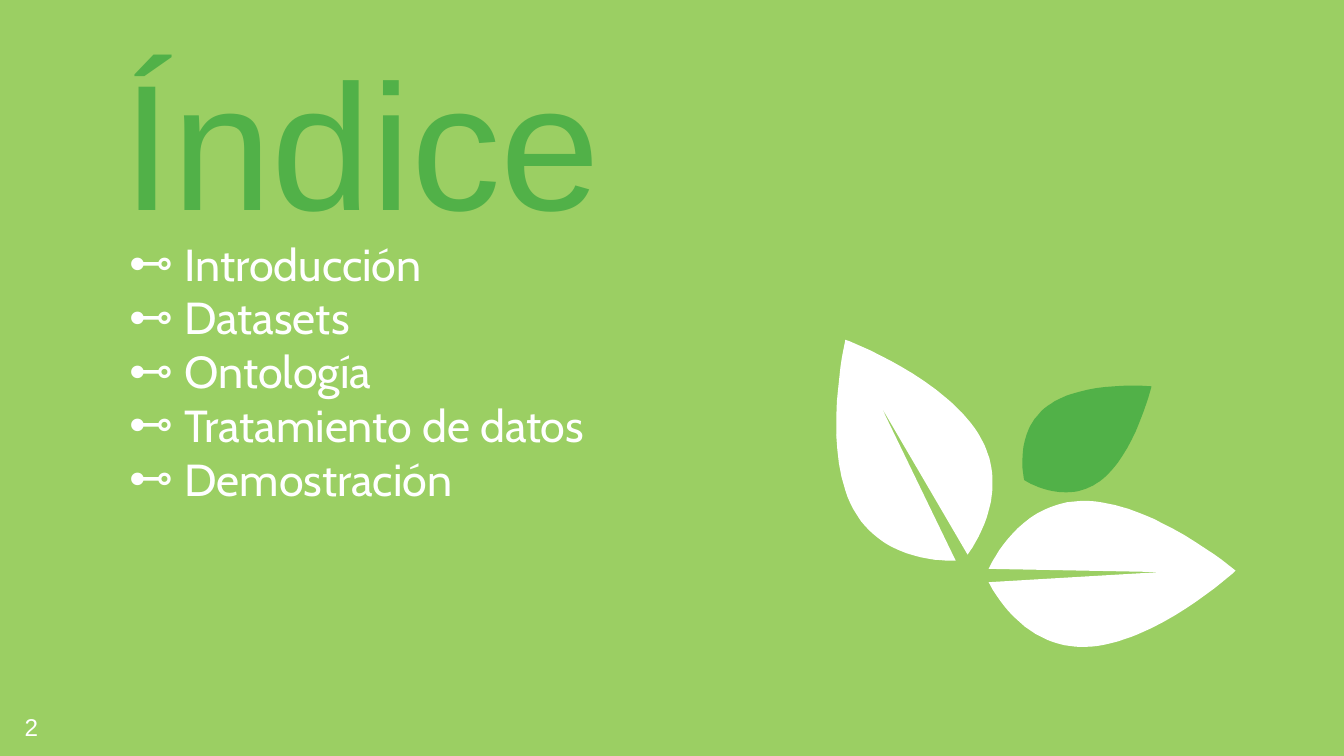
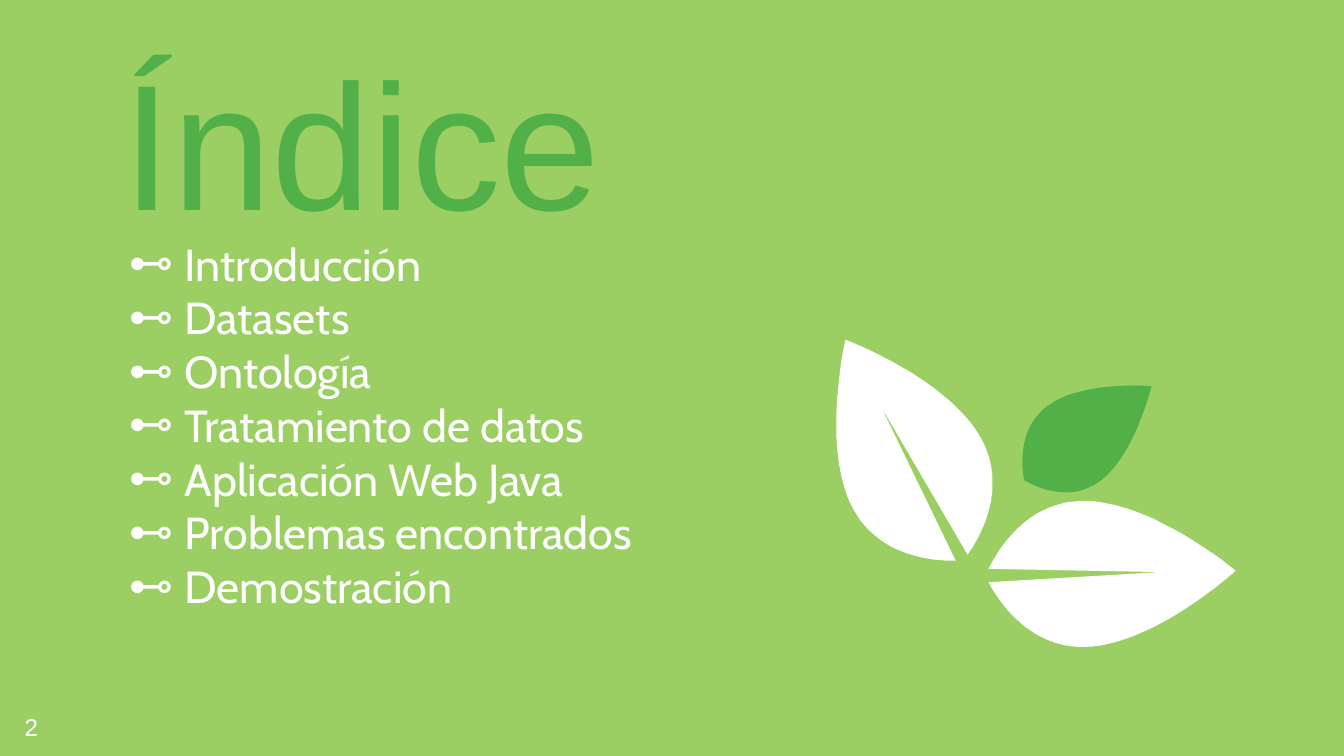
Before and after one commit to FacultadInformatica-LinkedData/Curso2019-2020, a slide deck: slide 2 of HandsOn/Group07/Presentación APP.pptx. Drawn at 1344x756 pixels with LibreOffice and Linux fonts; fonts in the diff are those of the drawing. Boxes give left, top, right and bottom in pixels: in the first picture for what was removed or moved away, otherwise in the second. Text is boxed around its words. In the diff, an @@ line names an element or a change of style, - is before the commit and + after.

```diff
--- a/HandsOn/Group07/Presentación APP.pptx
+++ b/HandsOn/Group07/Presentación APP.pptx
@@ subtitle at [185,462,632,550]: paragraphs added @@
+⊷ Aplicación Web Java
+⊷ Problemas encontrados
```
Also in this commit, not shown: 2 slides added, 1 slide removed, 2 other files.
